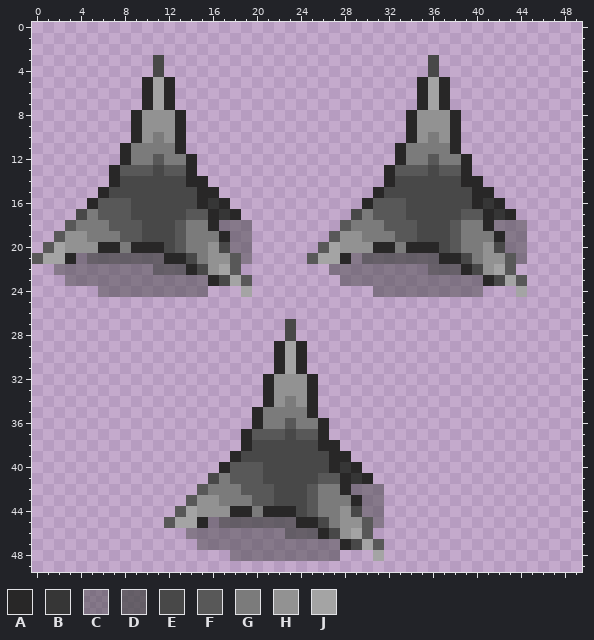
File history of a pixel-art sprite, Assets/Art/Enviroment/Spike/Spikes3.png. Above is the file before it was changed.
The file is 50x50 pixels. Colours within 5 levels of each other are drawn and written as one.
Palette (. is transparent): A #282727  B #363636  C #48484880  D #484848c0  E #484848  F #585858  G #7b7b7b  H #929292  J #a4a4a4
Pixels before (only the part around the change), first column x 0:
 0 ..............................................
 1 ..............................................
 2 ..............................................
 3 ...........E........................E.........
 4 ...........E........................E.........
 5 ..........AJA......................AJA........
 6 ..........AJA......................AJA........
 7 ..........AJA......................AJA........
 8 .........AHHHA....................AHHHA.......
 9 .........AHHHA....................AHHHA.......
10 .........AHGHA....................AHGHA.......
11 ........AGGGGA...................AGGGGA.......
12 ........AGGFGGA..................AGGFGGA......
13 .......AFFFEFFA.................AFFFEFFA......
14 .......AEEEEEEAA................AEEEEEEAA.....
15 ......AEEEEEEEEAA..............AEEEEEEEEAA....
16 .....AFFFEEEEEEABA............AFFFEEEEEEABA...
17 ....EGFFFEEEEEFFABA..........EGFFFEEEEEFFABA..
18 ...FGGGFFFEEEFGGACCC........FGGGFFFEEEFGGACCC.
19 ..FHHGGGFFEEEFGGGACC.......FHHGGGFFEEEFGGGACC.
20 .FJHHHAAGAAAEFGGHECC......FJHHHAAGAAAEFGGHECC.
21 FJJACDDDDDDDAAEGHHFC.....FJJACDDDDDDDAAEGHHFC.
22 ..CCCCCCCCCDDDAEHJF........CCCCCCCCCDDDAEHJF..
23 ...CCCCCCCCCCCCCAEJF........CCCCCCCCCCCCCAEJF.
24 ......CCCCCCCCCC...J...........CCCCCCCCCC...J.
25 ..............................................
26 ..............................................
27 .......................E......................
28 .......................E......................
29 ......................AJA.....................
30 ......................AJA.....................
31 ......................AJA.....................
32 .....................AHHHA....................
33 .....................AHHHA....................
34 .....................AHGHA....................
35 ....................AGGGGA....................
36 ....................AGGFGGA...................
37 ...................AFFFEFFA...................
38 ...................AEEEEEEAA..................
39 ..................AEEEEEEEEAA.................
40 .................AFFFEEEEEEABA................
41 ................EGFFFEEEEEFFABA...............
42 ...............FGGGFFFEEEFGGACCC..............
43 ..............FHHGGGFFEEEFGGGACC..............
44 .............FJHHHAAGAAAEFGGHECC..............
45 ............FJJACDDDDDDDAAEGHHFC..............
46 ..............CCCCCCCCCDDDAEHJF...............
47 ...............CCCCCCCCCCCCCAEJF..............
48 ..................CCCCCCCCCC...J..............
49 ..............................................
The same view after the edit:
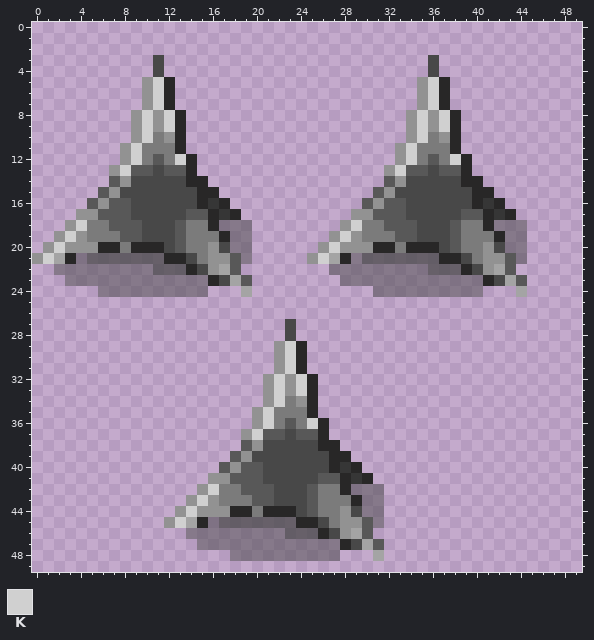
Colours new in this view: K #d0d0d0
From old to new:
Colour F replaces colour A in row 14 at x 7 and 32; in row 15 at x 6 and 31; in row 16 at x 5 and 30; in row 38 at x 19; in row 39 at x 18; in row 40 at x 17.
Colour H replaces colour A in rows 5 to 7 at x 10 and 35; in rows 8 to 10 at x 9 and 34; in rows 11 to 12 at x 8 and 33; in row 13 at x 7 and 32; in rows 29 to 31 at x 22; in rows 32 to 34 at x 21.
Colour H replaces colour A in rows 35 to 36 at x 20; in row 37 at x 19.
Colour H replaces colour E in row 14 at x 8 and 33; in row 15 at x 7 and 32; in row 17 at x 4 and 29; in row 38 at x 20; in row 39 at x 19; in row 41 at x 16.
Colour H replaces colour F in row 16 at x 6 and 31; in row 18 at x 3 and 28; in row 19 at x 2 and 27; in row 20 at x 1 and 26; in row 21 at x 0 and 25; in row 40 at x 18.
Colour H replaces colour F in row 42 at x 15; in row 43 at x 14; in row 44 at x 13; in row 45 at x 12.
Colour H replaces colour G in row 17 at x 5 and 30; in row 41 at x 17.
Colour K replaces colour F in row 13 at x 8 and 33; in row 37 at x 20.
Colour K replaces colour G in row 11 at x 9 and 34; in row 12 at x 9, 13, 34 and 38; in row 18 at x 4 and 29; in row 35 at x 21; in row 36 at x 21 and 25; in row 42 at x 16.
Colour K replaces colour H in rows 8 to 9 at x 10, 12, 35 and 37; in row 10 at x 10 and 35; in row 19 at x 3 and 28; in rows 32 to 33 at x 22 and 24; in row 34 at x 22; in row 43 at x 15.
Colour K replaces colour J in rows 5 to 7 at x 11 and 36; in row 20 at x 2 and 27; in row 21 at x 1 and 26; in rows 29 to 31 at x 23; in row 44 at x 14; in row 45 at x 13.
Boxes around the changes in both pictures, in picture pixels (x1, y1, x2, y2):
changed: (32, 77, 186, 264)
changed: (307, 77, 461, 264)
changed: (164, 341, 318, 528)
